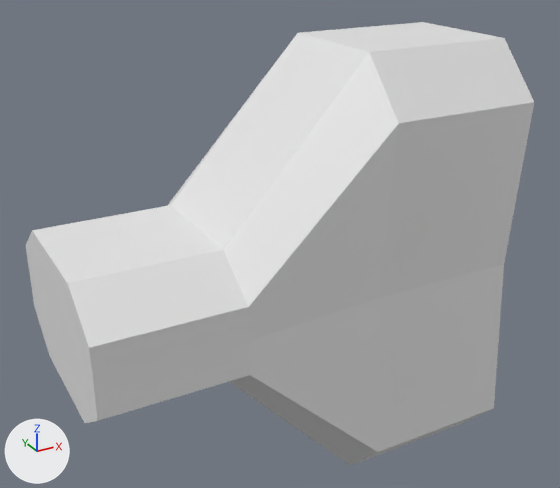
Two versions of the OBJ model TheFirmaTheBetter/Assets/Resources/Models/Engines/Medium_Engine.obj, one commit apart.
One viewpoint serves both versions: a 50 mm camera at (-0.85, -2.79, 1.53) aimed at (0.71, 0.04, 0.11). The axes (+X, +Y, +Z) are drawn at lower left. The lights are the same throughout. Where no turn or scale is listed for an object, it has been applied to the vertices.
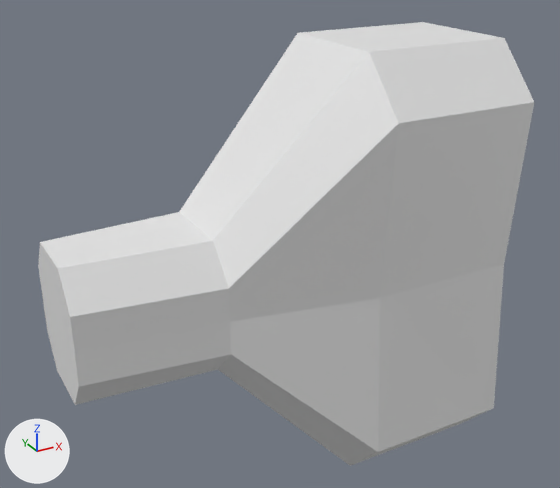
Changed parts and their boxes (x1, y1, x2, y2) in the pictures (560 x 488 px; the box of a moved part takes in the faces that stretch with it):
'Cube', reshaped
    before: (26, 22, 534, 466)
    after: (38, 22, 534, 466)
part 1 of me_cube, moved or reshaped
    before: (26, 35, 399, 441)
    after: (38, 35, 399, 441)

Edits to the bpy script that builds the scene:
```text
Change me_cube:
    where me_cube.from_pydata(...)  # 163 vertices, 136 faces; spans x -0.32..1.68, y -0.49..0.49, z -1.0..1.0
    used by ob_cube; location = (0.0, 0.0, 0.0)
    before: 0 (-0.32, -0.49, 0.15) at pixel (88, 347), 4 (0.28, -0.49, 0.15) at pixel (248, 306), 8 (-0.32, 0.49, 0.15) at pixel (25, 245), 12 (0.28, 0.49, 0.15), 16 (-0.32, -0.49, -0.15) at pixel (97, 420)
    before: 20 (0.28, -0.49, -0.15) at pixel (250, 375), 24 (-0.32, 0.49, -0.15) at pixel (34, 305), 28 (0.28, 0.49, -0.15), 155 (-0.32, -0.49, 0.0) at pixel (93, 384), 156 (0.28, -0.49, 0.0) at pixel (249, 341)
    before: 159 (-0.32, 0.49, 0.0) at pixel (29, 276), 160 (0.28, 0.49, 0.0)
    me_cube part 1
    add for i in [8, 24, 159]: me_cube.vertices[i].co += Vector((0.0, -0.24, 0.0))
    add for i in [12, 28, 160]: me_cube.vertices[i].co += Vector((0.0, -0.17, 0.0))
    add for i in [4, 20, 156]: me_cube.vertices[i].co += Vector((0.0, 0.17, 0.0))
    add for i in [0, 16, 155]: me_cube.vertices[i].co += Vector((0.0, 0.24, 0.0))
    me_cube.vertices[1].co: (-0.32, -0.28, 0.3) -> (-0.32, -0.14, 0.3)  # pixel (67, 283) -> pixel (57, 268)
    me_cube.vertices[5].co: (0.28, -0.28, 0.3) -> (0.28, -0.18, 0.3)  # pixel (223, 249) -> pixel (213, 240)
    me_cube.vertices[9].co: (-0.32, 0.28, 0.3) -> (-0.32, 0.14, 0.3)  # pixel (32, 230) -> pixel (39, 242)
    me_cube.vertices[13].co: (0.28, 0.28, 0.3) -> (0.28, 0.18, 0.3)  # pixel (170, 205) -> pixel (179, 212)
    me_cube.vertices[17].co: (-0.32, -0.28, -0.3) -> (-0.32, -0.14, -0.3)  # pixel (84, 423) -> pixel (75, 404)
    me_cube.vertices[21].co: (0.28, -0.28, -0.3) -> (0.28, -0.18, -0.3)  # not seen -> pixel (217, 369)
    me_cube.vertices[25].co: (-0.32, 0.28, -0.3) -> (-0.32, 0.14, -0.3)  # pixel (49, 356) -> pixel (57, 371)
    me_cube.vertices[29].co: (0.28, 0.28, -0.3) -> (0.28, 0.18, -0.3)
```
